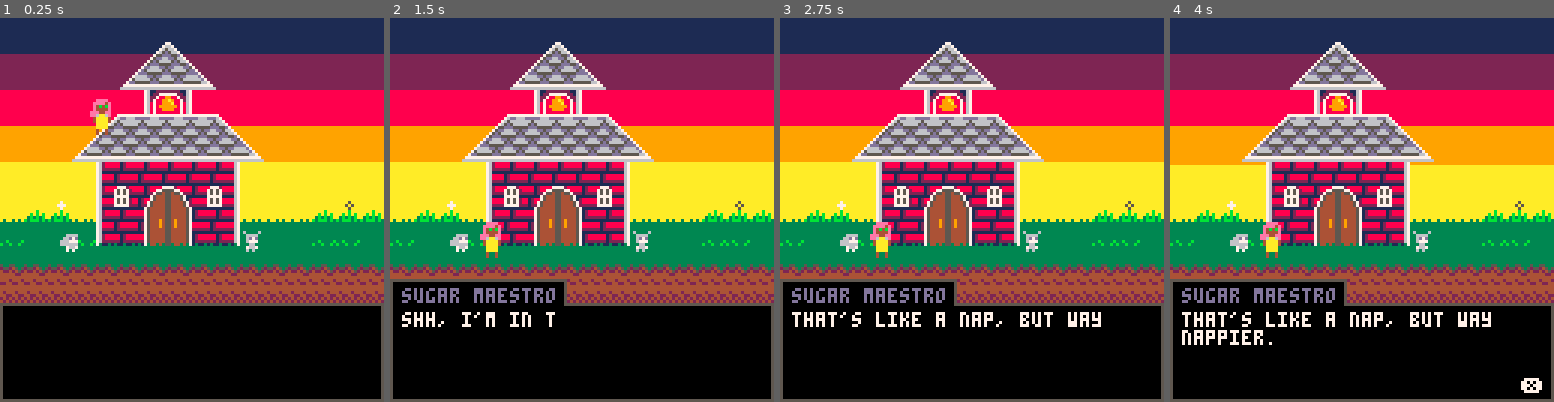
Above: before the commit, frames 1-4 (left to right).
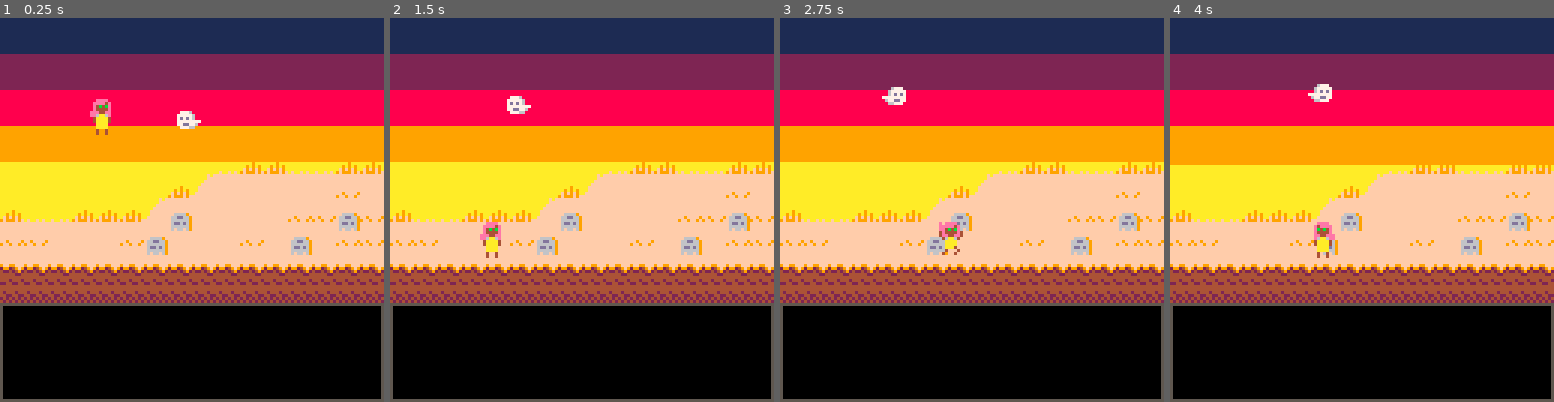
Above: after the commit, the same moments.

Repository: kvognar/ghost-town
Game: PICO-8 cartridge ghost_town.p8
Two runs of this game, one before a commit and one after it. Both use one fixed random seed, a clock stepped at 60 frames per second and the inputs below.
Inputs:
- Up to frame 1 (0.25 s): no input
- Up to frame 2 (1.5 s): tap X (X key) at 0.33, 1.07 s; tap O (Z key) at 0.7 s
- Up to frame 3 (2.75 s): hold Right 1.6-2.1 s; tap O (Z key) at 1.7, 2.1, 2.5 s; tap X (X key) at 1.85 s; hold Up 2.15-2.42 s; hold Right from 2.47 s (still down)
- Up to frame 4 (4 s): tap O (Z key) at 2.9, 3.3, 3.7 s; tap X (X key) at 2.97 s; release Right at 3.03 s; hold Left 3.08-3.58 s; hold Down 3.63-3.97 s

The runs differ from the first frame. In frame 1, 31% of the frame differs, in the area x 0-100%, y 6-67%; in frame 2, 34%; in frame 3, 35%; in frame 4, 36%, in the area x 0-100%, y 6-98%.

Commit message:
lonely graveyard ghost

Diff:
--- a/ghost_town.p8
+++ b/ghost_town.p8
@@ -604,6 +604,22 @@
   name="library ann"
 })
 
+mourner=ghost:new({
+  phrases={
+  {{}}
+  },
+  current_frames={197},
+  sx=64,
+  sy=30,
+  name="kathlyn"
+})
+function mourner:update()
+  local new_x=self.sx+30*sin(t/300)
+  self.facing_left=new_x<self.x
+  self.x=new_x
+  self.y=self.sy+10*sin(t/500)
+end
+
 function is_solid(x,y)
   return fget(get_tile(x,y)) == 1
 end
@@ -678,11 +694,15 @@
   library.actors={
     librarian,
   }
+
+  cemetery.actors={
+    mourner,
+  }
 end
 
 function _init()
  dialog.message=dialog.phrases[dialog.phrase_index]
- current_stage=schoolhouse_entrance
+ current_stage=cemetery
  initialize_actors()
  pl = player:new({x=30,y=20})
 end
@@ -886,12 +906,12 @@
 224222425111511100000000000000002400000000000024077777006c777c600000000000000000000000005555555005000050004444444444444444444400
 00777700000000000000000000000777700000000000000000000000000000000000000000000000000000000066660000000700700000000000000000000000
 0ddd7ddd0000000000000000000077d7d70000000000000000000000000000000000000000000000000000000666676000007000070000000000000000000000
-0d7ddd7d00000000000000000000777777000000077760000000000000000000000000000000000000000000067d7d6000000777700000000000000000000000
-0ddd7ddd000000000000000000007d777d0000007777760000000000000000000000000000000000000000006677776600007777770000000000000000000000
-067777700000007770000000000067ddd70000007d7d760000000000d7700000000000000000000000000000660770660000d7777d0000000000000000000000
+0d7ddd7d00000000000000000000777777000000000677700000000000000000000000000000000000000000067d7d6000000777700000000000000000000000
+0ddd7ddd000000000000000000007d777d0000000067777700000000000000000000000000000000000000006677776600007777770000000000000000000000
+067777700000007770000000000067ddd70000000067d7d700000000d7700000000000000000000000000000660770660000d7777d0000000000000000000000
 00677700000007d7760000000000067770000000777777770000000777d70000000000000000000000000000006666000000dd77dd0000000000000000000000
-0007700000000777d6000000077000770000000077dd77600007770777770000000000000000000000000000076666700000dd77dd0000000000000000000000
-00677700000007777600000070000677700000700777660000d7d777777600000000000000000000000000000766667000000777700000000000000000000000
+0007700000000777d600000007700077000000000677dd770007770777770000000000000000000000000000076666700000dd77dd0000000000000000000000
+00677700000007777600000070000677700000700066777000d7d777777600000000000000000000000000000766667000000777700000000000000000000000
 067777700000007760000000700767777700070700000000007777707660777000000000000000000000000000666600000007777000000000000e0000e00000
 06777770007007770000000070706777777007000000700700777760000777770000000000000000000000000066660000000077000000000000000000000000
 067777700707077760000000707067777707070000007d7d0007660777077d7d0000000000000000000000000070070000000007770000000e000000000000e0
